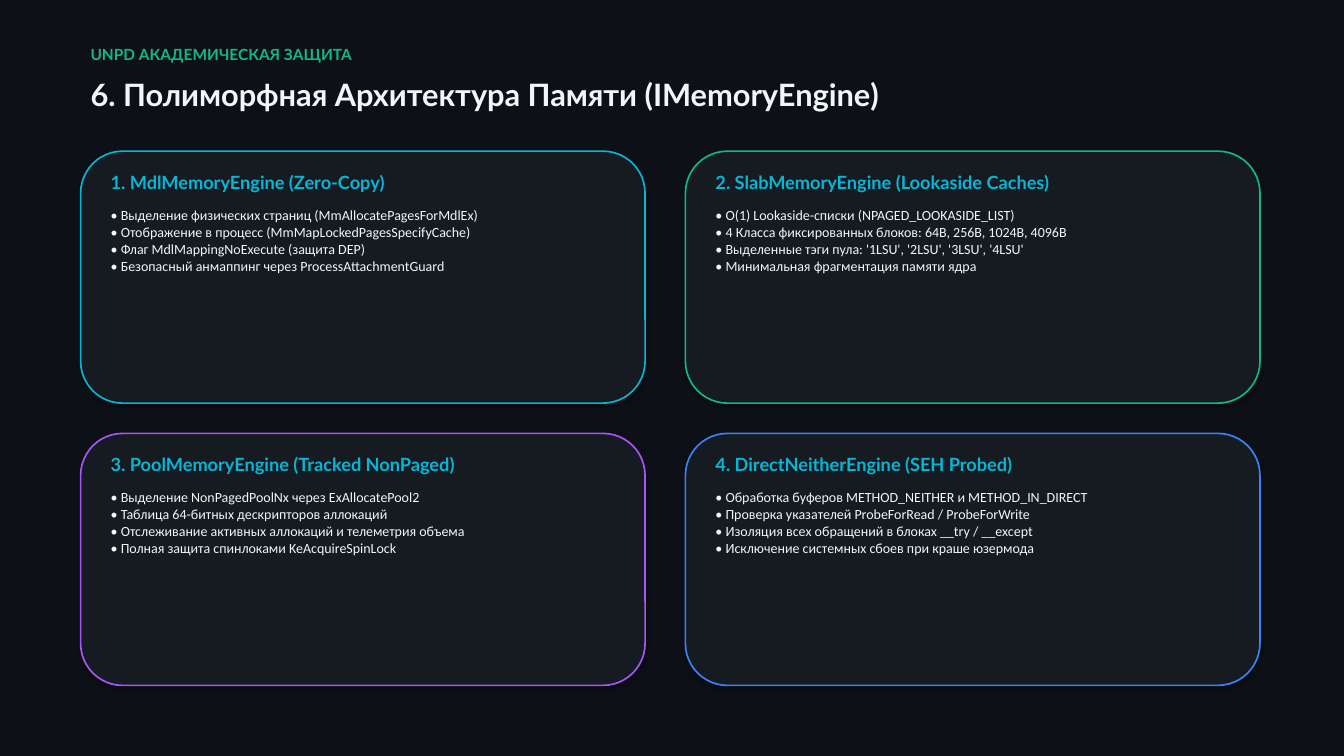
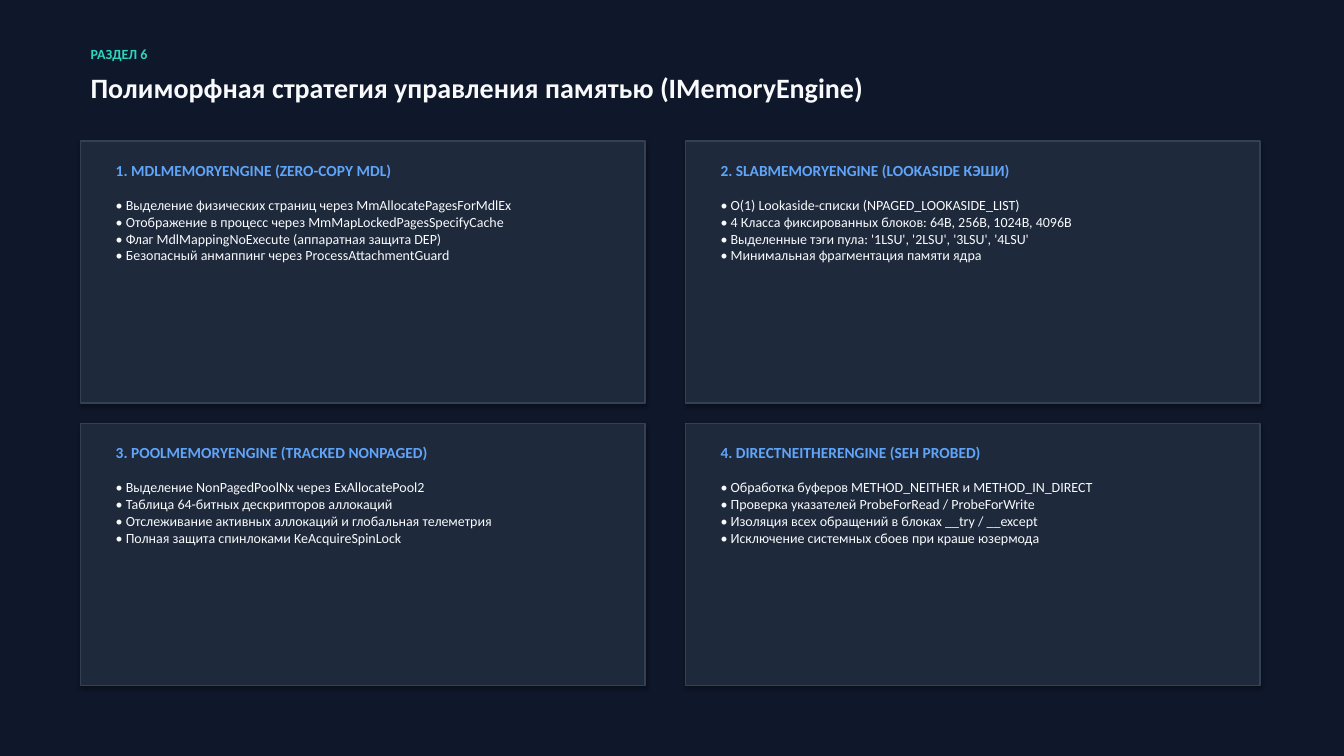
Before and after one commit to LucPrusPPi/unsolicited-non-paged-driver, a slide deck: slide 7 of docs/presentation/unpd_defense_presentation.pptx. Drawn at 1344x756 pixels with LibreOffice and Linux fonts; fonts in the diff are those of the drawing. Boxes give left, top, right and bottom in pixels: in the first picture for what was removed or moved away, otherwise in the second. Text is boxed around its words. In the diff, an @@ line names an element or a change of style, - is before the commit and + after.

```diff
--- a/docs/presentation/unpd_defense_presentation.pptx
+++ b/docs/presentation/unpd_defense_presentation.pptx
@@ rectangle at [0,0,1344,756]: fill #0D1117 to #0F172A @@
@@ text at [91,49,147,61]: text changed; size 11 to 10 pt; font Lato to Calibri; text colour #10B981 to #2DD4BF @@
-UNPD АКАДЕМИЧЕСКАЯ ЗАЩИТА
+РАЗДЕЛ 6
@@ text at [91,77,863,103]: text changed; size 22 to 20 pt; font Lato to Calibri; text colour #F0F6FC to #F8FAFC @@
-6. Полиморфная Архитектура Памяти (IMemoryEngine)
+Полиморфная стратегия управления памятью (IMemoryEngine)
@@ rectangle: place and size @@
-rectangle at [81,151,645,403]
+rectangle at [81,141,645,403]
@@ rectangle at [81,141,645,403]: rounded rectangle to rectangle; fill #161B22 to #1E293B; outline #06B6D4 1.2 pt to #334155 1 pt @@
@@ rectangle: place and size @@
-rectangle at [686,151,1260,403]
+rectangle at [686,141,1260,403]
@@ rectangle at [686,141,1260,403]: rounded rectangle to rectangle; fill #161B22 to #1E293B; outline #10B981 1.2 pt to #334155 1 pt @@
@@ text at [116,165,392,178]: text changed; size 13 to 11 pt; font Lato to Calibri; text colour #06B6D4 to #60A5FA @@
-1. MdlMemoryEngine (Zero-Copy)
+1. MDLMEMORYENGINE (ZERO-COPY MDL)
@@ text at [721,165,1010,178]: text changed; size 13 to 11 pt; font Lato to Calibri; text colour #06B6D4 to #60A5FA @@
-2. SlabMemoryEngine (Lookaside Caches)
+2. SLABMEMORYENGINE (LOOKASIDE КЭШИ)
@@ text at [126,200,511,263]: text changed; text colour #F0F6FC to #F8FAFC @@
-• Выделение физических страниц (MmAllocatePagesForMdlEx)
-• Отображение в процесс (MmMapLockedPagesSpecifyCache)
-• Флаг MdlMappingNoExecute (защита DEP)
-• Безопасный анмаппинг через ProcessAttachmentGuard
+• Выделение физических страниц через MmAllocatePagesForMdlEx
+• Отображение в процесс через MmMapLockedPagesSpecifyCache
+• Флаг MdlMappingNoExecute (аппаратная защита DEP)
+• Безопасный анмаппинг через ProcessAttachmentGuard
@@ text "• O(1) Lookaside-списки (NPAGED_LOOKASIDE_LIST) • ..." at [731,200,1072,263]: text colour #F0F6FC to #F8FAFC @@
@@ text "• O(1) Lookaside-списки (NPAGED_LOOKASIDE_LIST) • ...": place and size @@
-text "• O(1) Lookaside-списки (NPAGED_LOOKASIDE_LIST) • ..." at [726,210,1067,274]
+text "• O(1) Lookaside-списки (NPAGED_LOOKASIDE_LIST) • ..." at [731,200,1072,263]
@@ rectangle: place and size @@
-rectangle at [81,434,645,686]
+rectangle at [81,423,645,686]
@@ rectangle at [81,423,645,686]: rounded rectangle to rectangle; fill #161B22 to #1E293B; outline #A855F7 1.2 pt to #334155 1 pt @@
@@ text at [116,447,428,460]: text changed; size 13 to 11 pt; font Lato to Calibri; text colour #06B6D4 to #60A5FA @@
-3. PoolMemoryEngine (Tracked NonPaged)
+3. POOLMEMORYENGINE (TRACKED NONPAGED)
@@ rectangle: place and size @@
-rectangle at [686,434,1260,686]
+rectangle at [686,423,1260,686]
@@ rectangle at [686,423,1260,686]: rounded rectangle to rectangle; fill #161B22 to #1E293B; outline #3B82F6 1.2 pt to #334155 1 pt @@
@@ text at [721,447,981,460]: text changed; size 13 to 11 pt; font Lato to Calibri; text colour #06B6D4 to #60A5FA @@
-4. DirectNeitherEngine (SEH Probed)
+4. DIRECTNEITHERENGINE (SEH PROBED)
@@ text "• Обработка буферов METHOD_NEITHER и ...": place and size @@
-text "• Обработка буферов METHOD_NEITHER и ..." at [726,492,1087,556]
+text "• Обработка буферов METHOD_NEITHER и ..." at [731,482,1092,546]
@@ text "• Обработка буферов METHOD_NEITHER и ..." at [731,482,1092,546]: text colour #F0F6FC to #F8FAFC @@
@@ text at [126,482,492,546]: text changed; text colour #F0F6FC to #F8FAFC @@
-• Выделение NonPagedPoolNx через ExAllocatePool2
-• Таблица 64-битных дескрипторов аллокаций
-• Отслеживание активных аллокаций и телеметрия объема
-• Полная защита спинлоками KeAcquireSpinLock
+• Выделение NonPagedPoolNx через ExAllocatePool2
+• Таблица 64-битных дескрипторов аллокаций
+• Отслеживание активных аллокаций и глобальная телеметрия
+• Полная защита спинлоками KeAcquireSpinLock
```
Also in this commit, not shown: 8 other slides changed, 1 slide added, 1 slide removed, 2 other files.
